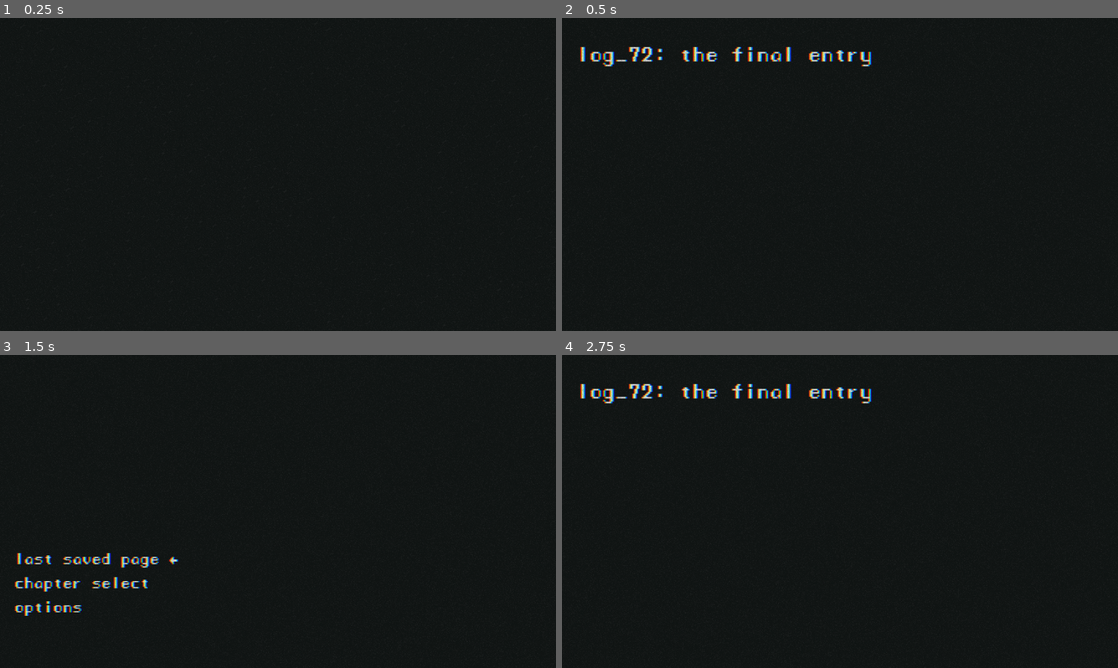
Above: before the commit, frames 1-4 (two rows, left to right).
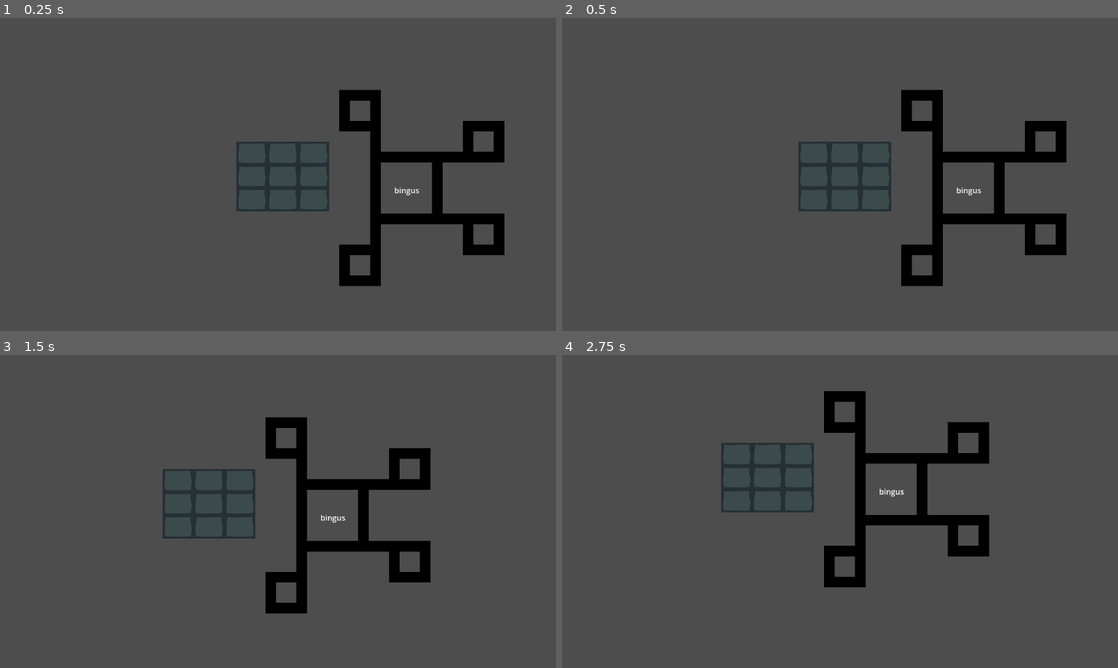
Above: after the commit, the same moments.

Repository: HenceTheBeetroot/log_72
Game: Godot game, scene res://scenes/test_scene.tscn
Same seed, same stepped clock (60 frames per second), same inputs: the game is played once before the commit and once after it. Before the commit the project starts from res://scenes/main.tscn.
Inputs:
- Up to frame 1 (0.25 s): no input
- Up to frame 2 (0.5 s): no input
- Up to frame 3 (1.5 s): hold Right (right) 0.53-1.28 s; tap Z (select) at 0.6, 1.35 s; hold Down (down) from 1.28 s (still down)
- Up to frame 4 (2.75 s): release Down (down) at 2.03 s; hold Right (right) from 2.03 s (still down); tap Z (select) at 2.1 s

The runs differ from the first frame. In frame 1, 95% of the frame differs, in the area x 0-100%, y 0-100%; in frame 2, 95%; in frame 3, 95%; in frame 4, 96%.

Commit message:
attempting link with main

Diff:
--- a/project.godot
+++ b/project.godot
@@ -11,7 +11,7 @@
 [application]
 
 config/name="log_72"
-run/main_scene="res://scenes/main.tscn"
+run/main_scene="res://scenes/test_scene.tscn"
 config/features=PackedStringArray("4.3", "Forward Plus")
 config/icon="res://icon.svg"
 
--- a/scenes/menu/menu.tscn
+++ b/scenes/menu/menu.tscn
@@ -246,4 +246,3 @@
 
 [node name="Music" type="AudioStreamPlayer" parent="."]
 stream = ExtResource("10_rg048")
-autoplay = true
Not shown, changed: music/the final entry.wav.import
Not shown: 1 places in scenes/menu/menu.tscn that only renumber resources
Not shown, changed: music/the final entry.wav
